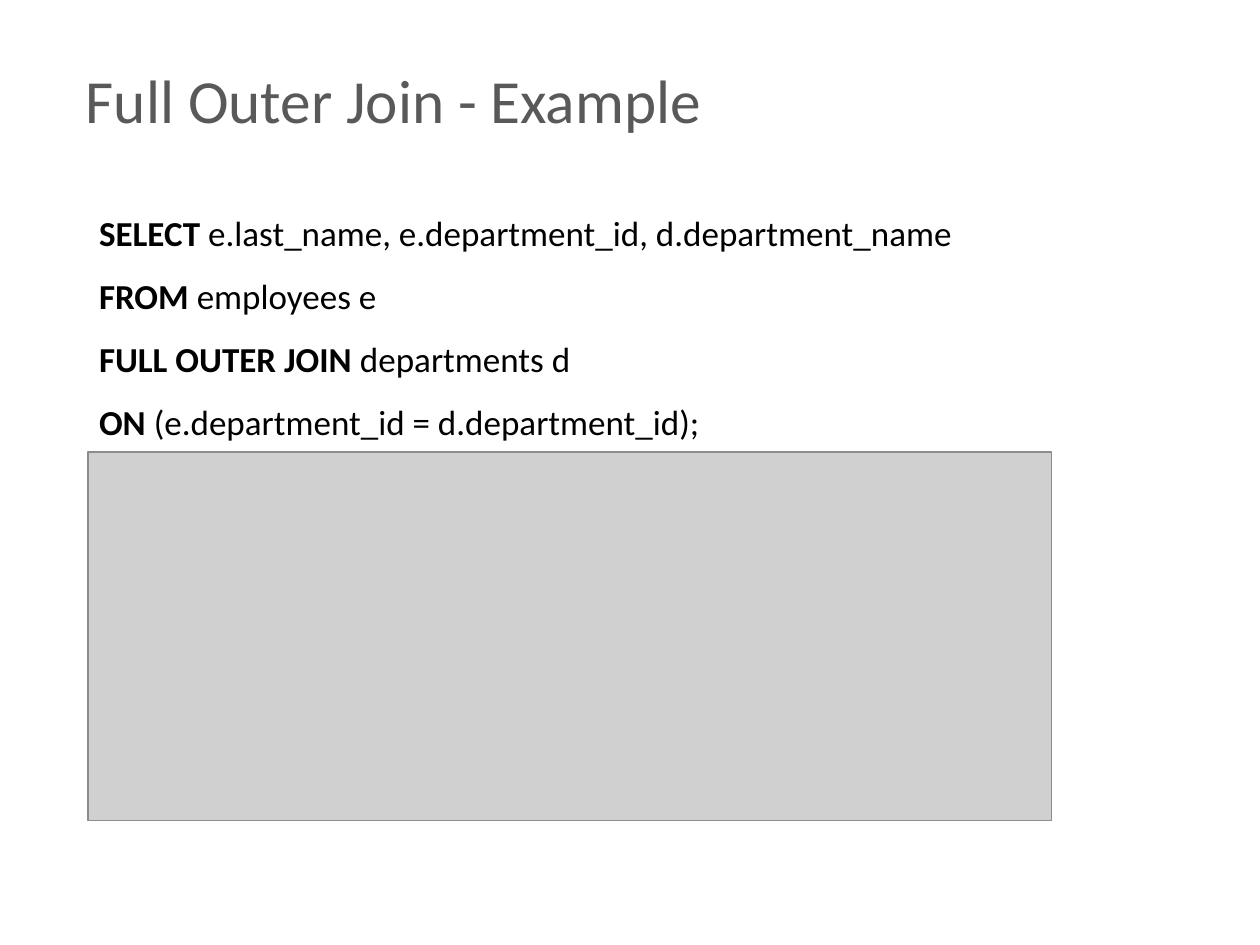
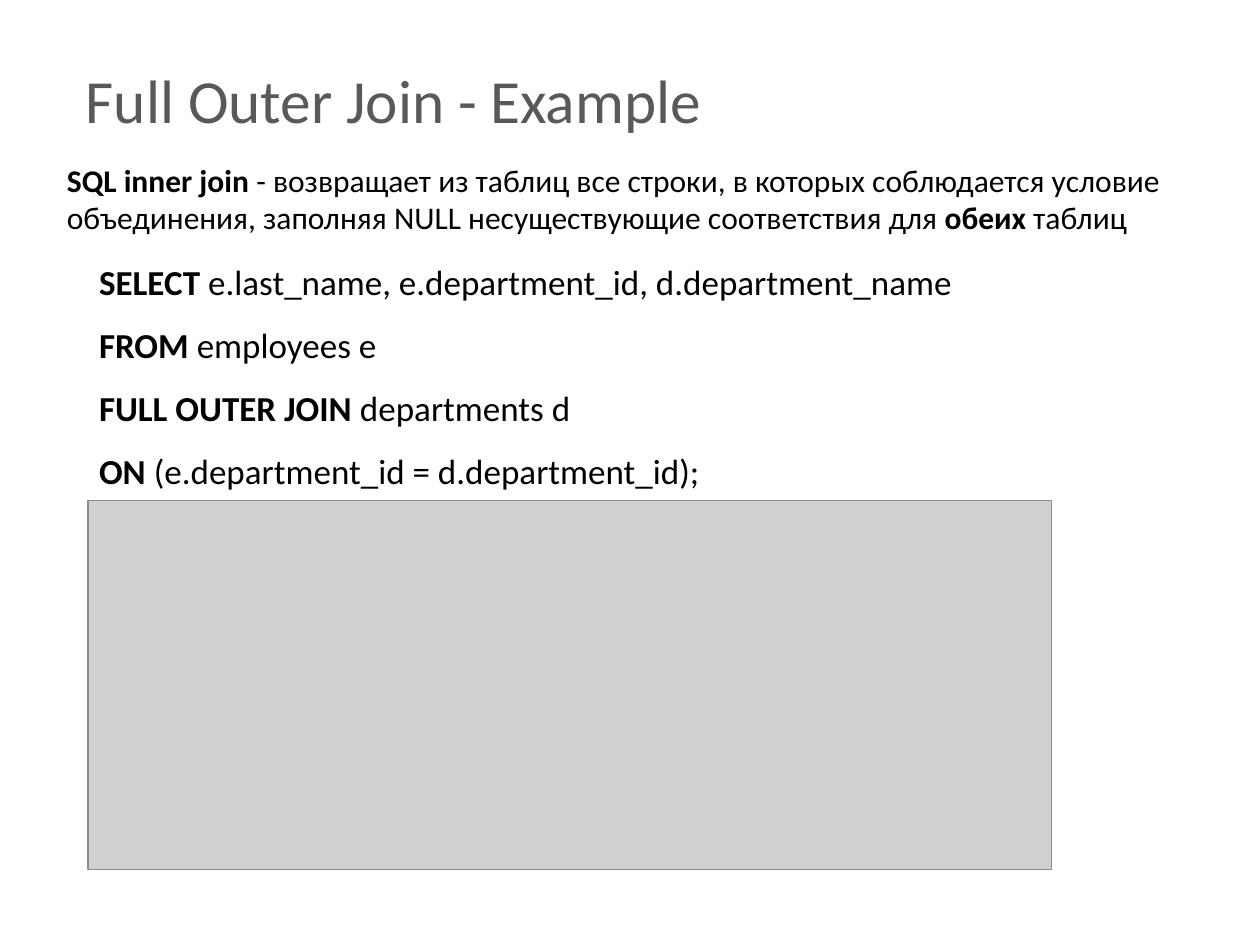
Before and after one commit to BigRacer/swtesting, a slide deck: slide 38 of 7.SQL Intro/SQL.pptx (slide 37 before the commit). Drawn at 1260x945 pixels with LibreOffice and Linux fonts; fonts in the diff are those of the drawing; grey boxes stand for pictures; background and template pictures are left out. Boxes give left, top, right and bottom in pixels: in the first picture for what was removed or moved away, otherwise in the second. Text is boxed around its words. In the diff, an @@ line names an element or a change of style, - is before the commit and + after.

```diff
--- a/7.SQL Intro/SQL.pptx
+++ b/7.SQL Intro/SQL.pptx
@@ text added at box(67, 170, 1160, 235), 18 pt, text #000000 @@
+SQL inner join - возвращает из таблиц все строки, в которых соблюдается условие объединения, заполняя NULL несуществующие соответствия для обеих таблиц
@@ text "SELECT e.last_name, e.department_id, d.department_name": place and size @@
-text "SELECT e.last_name, e.department_id, d.department_name" at box(99, 221, 951, 441)
+text "SELECT e.last_name, e.department_id, d.department_name" at box(99, 270, 951, 490)
@@ picture: place and size @@
-picture at box(88, 452, 1052, 822)
+picture at box(88, 500, 1052, 869)
```
Also in this commit, not shown: 8 other slides changed, 1 slide added, 9 other files.
